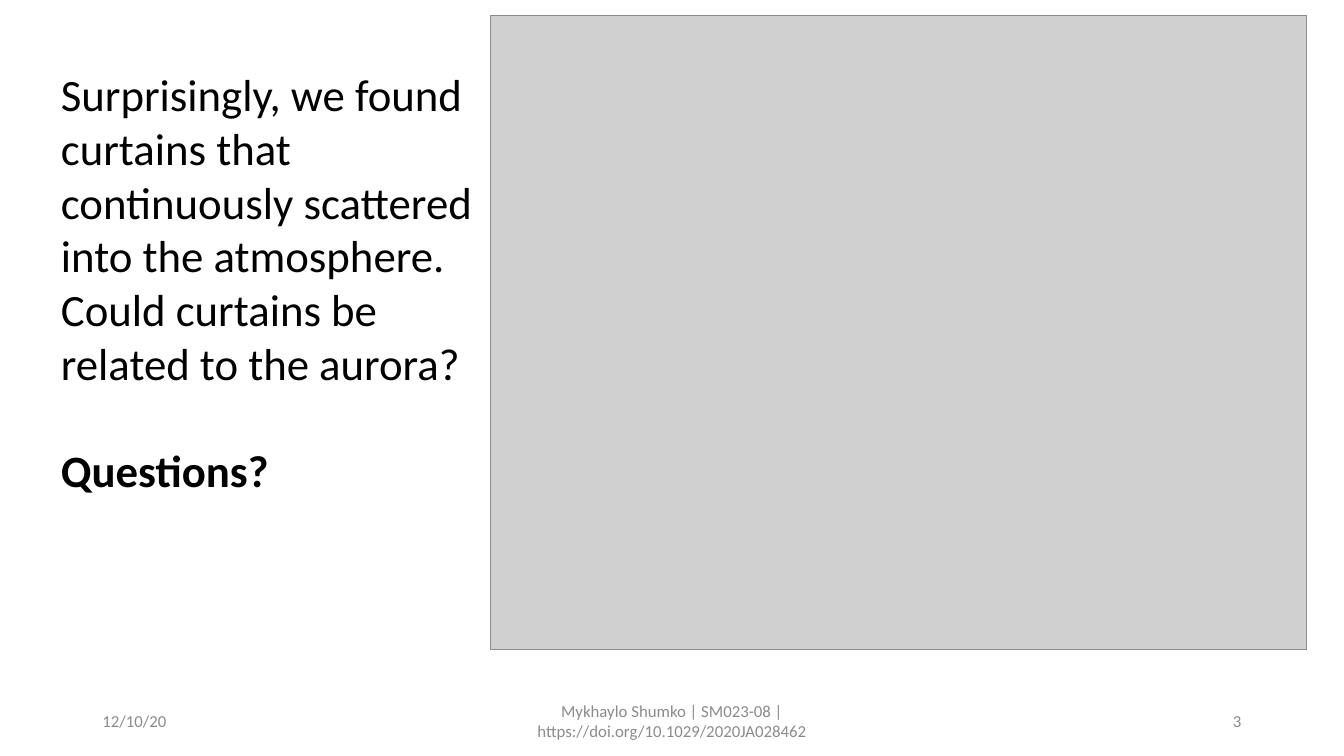
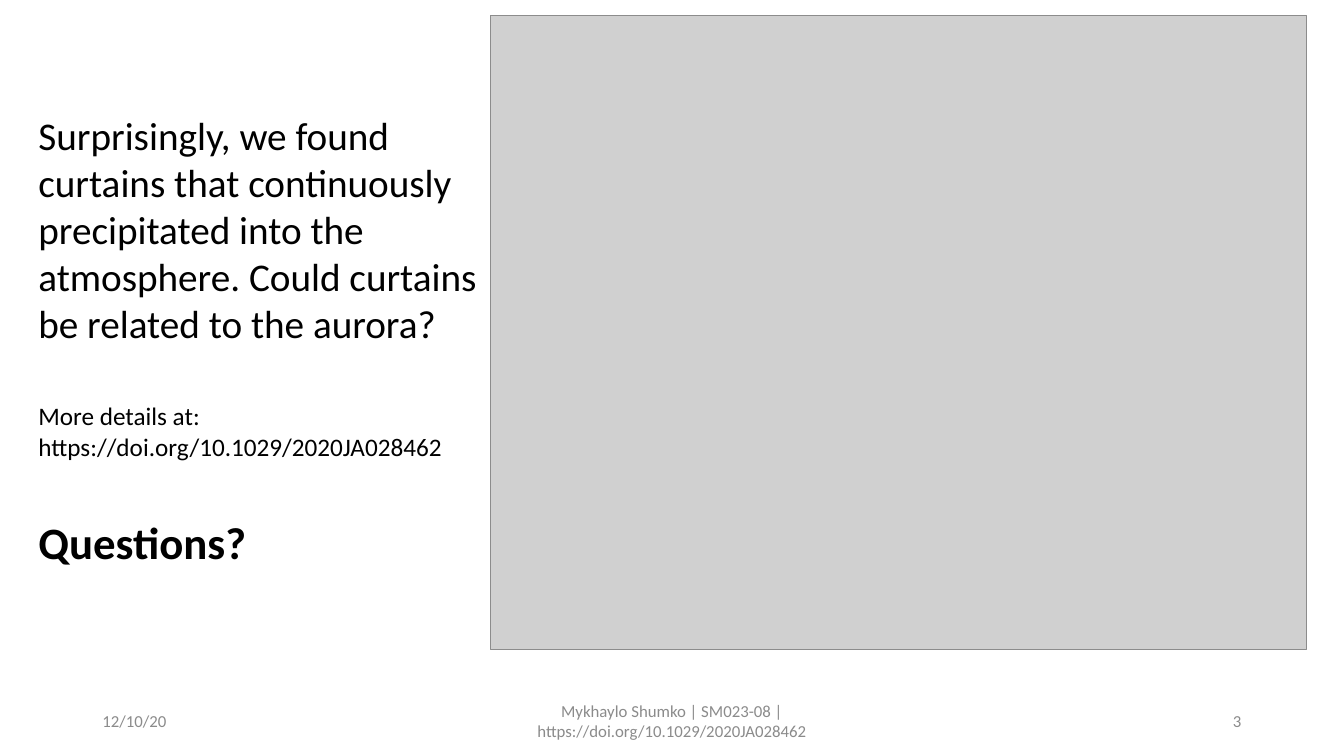
Before and after one commit to mshumko/ac6_curtains, a slide deck: slide 3 of reports/2020_shumko_agu_q&a.pptx. Drawn at 1344x756 pixels with LibreOffice and Linux fonts; fonts in the diff are those of the drawing; grey boxes stand for pictures. Boxes give left, top, right and bottom in pixels: in the first picture for what was removed or moved away, otherwise in the second. Text is boxed around its words. In the diff, an @@ line names an element or a change of style, - is before the commit and + after.

```diff
--- a/reports/2020_shumko_agu_q&a.pptx
+++ b/reports/2020_shumko_agu_q&a.pptx
@@ text "Surprisingly, we found curtains that ...": place and size @@
-text "Surprisingly, we found curtains that ..." at box(61, 80, 472, 493)
+text "Surprisingly, we found curtains that ..." at box(38, 122, 476, 565)
@@ text at box(38, 122, 476, 461): text changed; size 32 to 28 pt @@
-Surprisingly, we found curtains that continuously scattered into the atmosphere. Could curtains be related to the aurora?
+Surprisingly, we found curtains that continuously precipitated into the atmosphere. Could curtains be related to the aurora?
+More details at: https://doi.org/10.1029/2020JA028462
```
Also in this commit, not shown: 1 other slide changed.
